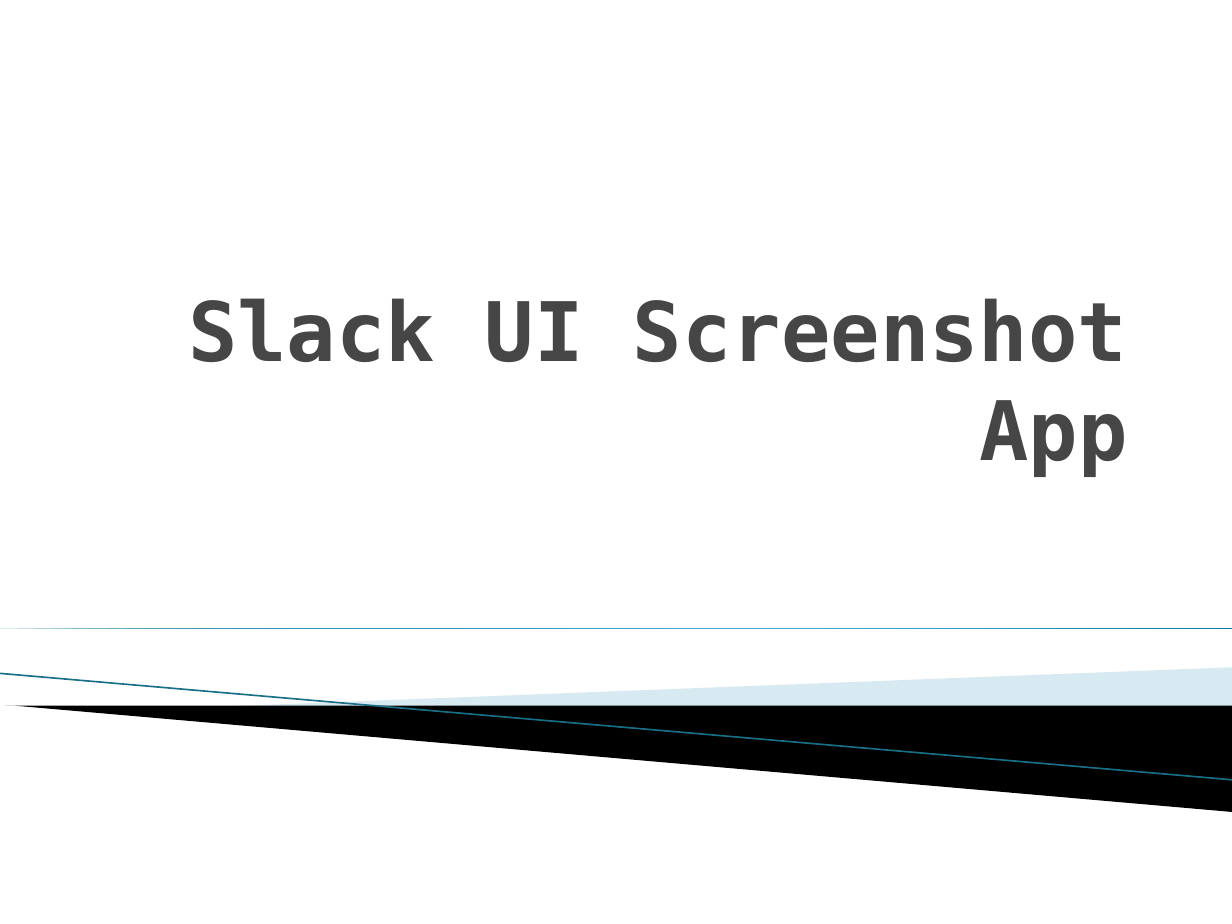
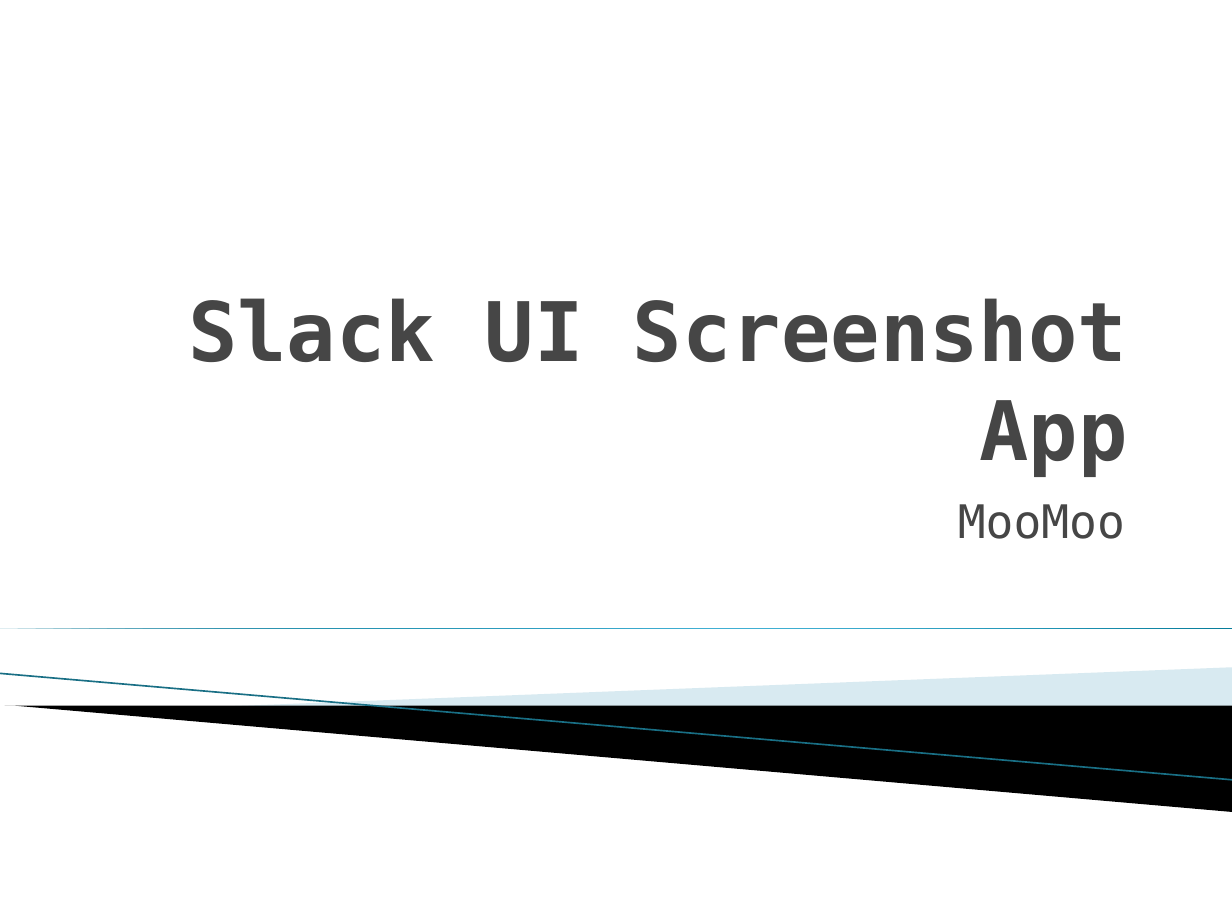
Before and after one commit to kymwei/ScreenShotAPI, a slide deck: slide 1 of Slack UI Screenshot App.pptx. Drawn at 1232x924 pixels with LibreOffice and Linux fonts; fonts in the diff are those of the drawing; background and template pictures are left out. Boxes give left, top, right and bottom in pixels: in the first picture for what was removed or moved away, otherwise in the second. Text is boxed around its words. In the diff, an @@ line names an element or a change of style, - is before the commit and + after.

Commit message:
updated powerpoint

```diff
--- a/Slack UI Screenshot App.pptx
+++ b/Slack UI Screenshot App.pptx
@@ subtitle added at (958,504,1125,539), 27 pt, text #464646 @@
+MooMoo
```
Also in this commit, not shown: 2 other slides changed.
